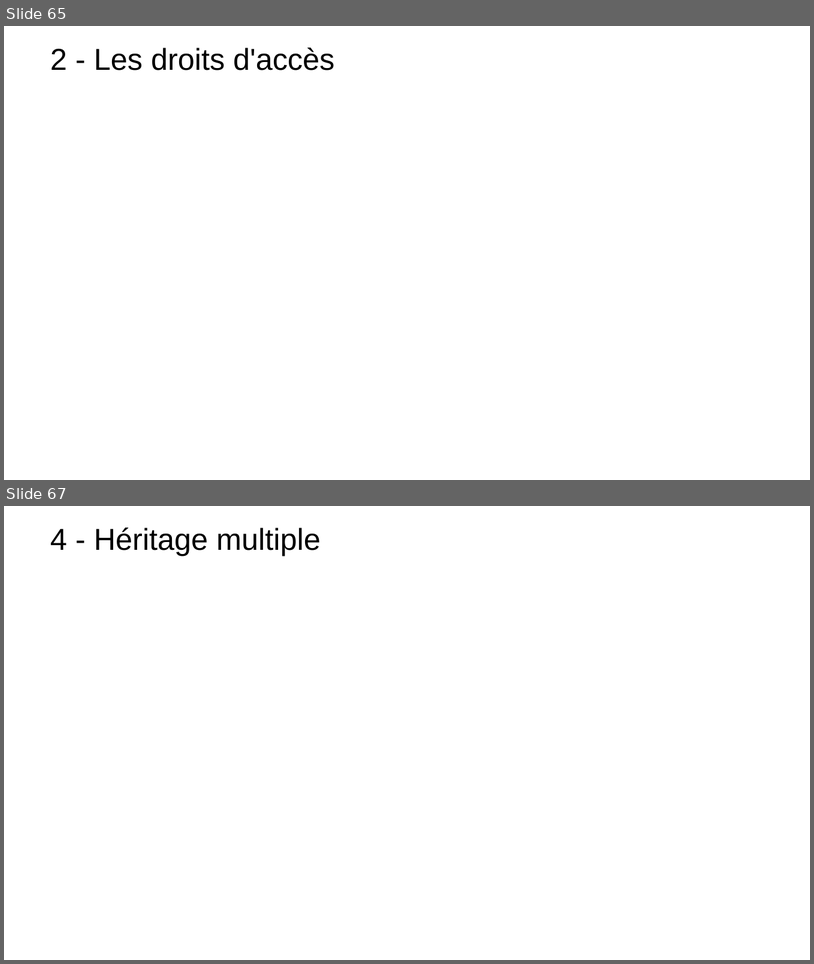
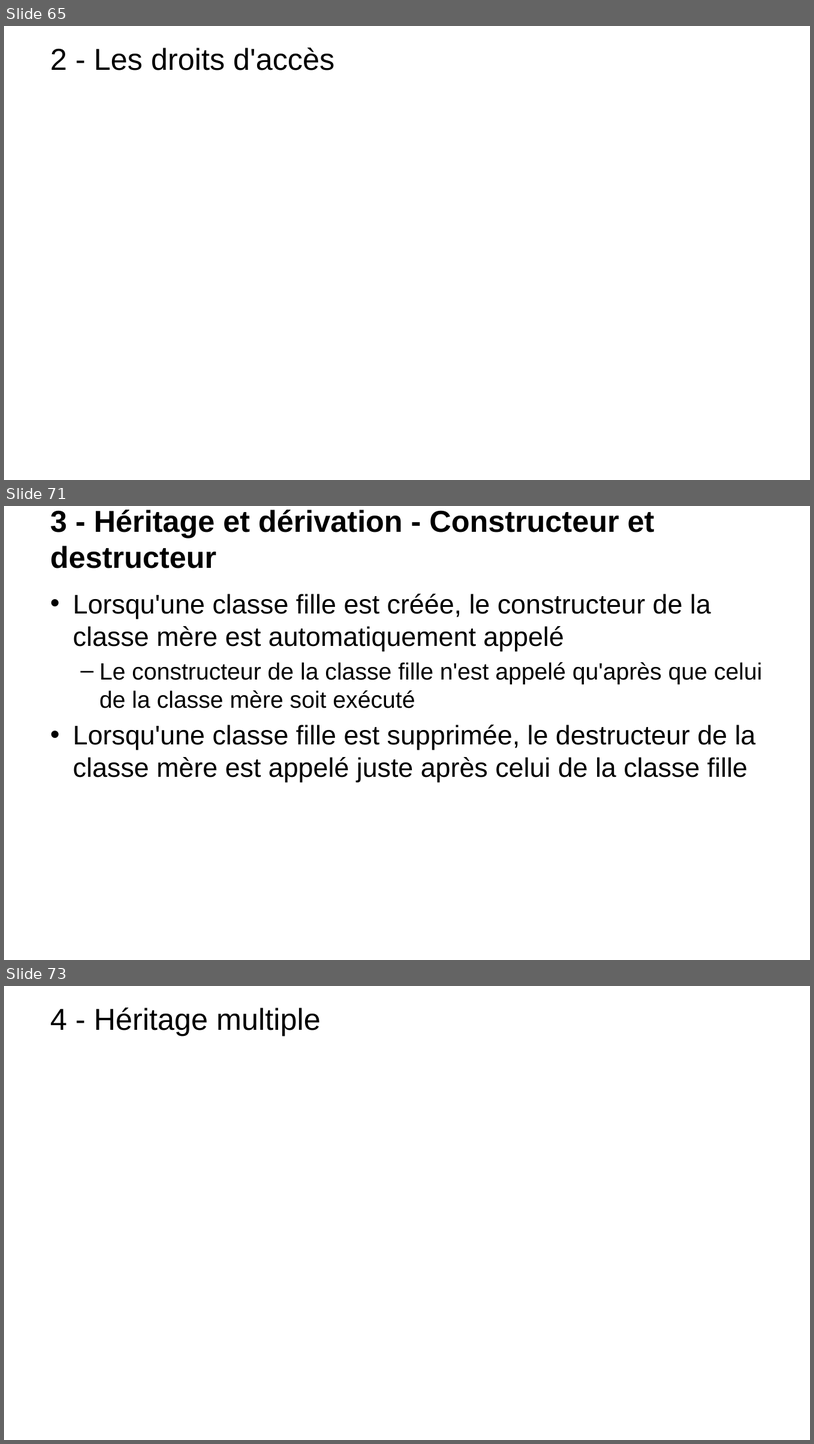
Before and after one commit to t-tortosa/cppCourses, a slide deck: POO.pptx. Shown one above the other, each under a label of ours: slides 65 and 67 before the commit, slides 65, 71 and 73 after it; the slides between them are not shown. The pictures are 814x964 and 814x1444 pixels, drawn with LibreOffice and Linux fonts; fonts in the diff are those of the drawing; background and template pictures are left out. Boxes give left, top, right and bottom in pixels: in the first picture for what was removed or moved away, otherwise in the second. Text is boxed around its words. In the diff, an @@ line names an element or a change of style, - is before the commit and + after.

```diff
--- a/POO.pptx
+++ b/POO.pptx
@@ slide 71 added at (x1=4, y1=506, x2=810, y2=960), background picture (left out) @@
@@ title added at (x1=50, y1=510, x2=655, y2=568), 36 pt, text #000000, bold @@
+3 - Héritage et dérivation - Constructeur et destructeur
@@ text added at (x1=73, y1=594, x2=763, y2=782), 32 pt, text #000000 @@
+• Lorsqu'une classe fille est créée, le constructeur de la classe mère est automatiquement appelé
+  – Le constructeur de la classe fille n'est appelé qu'après que celui de la classe mère soit exécuté
+• Lorsqu'une classe fille est supprimée, le destructeur de la classe mère est appelé juste après celui de la classe fille
@@ what was slide 67 is now slide 73 @@
```
Also in this commit, not shown: 3 slides changed, 5 other slides added, 3 other files.
